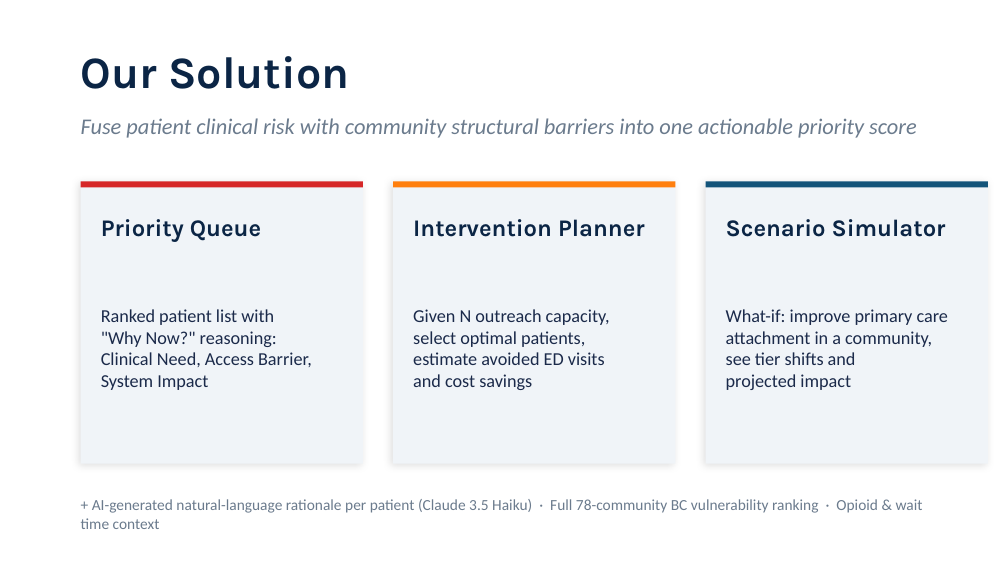
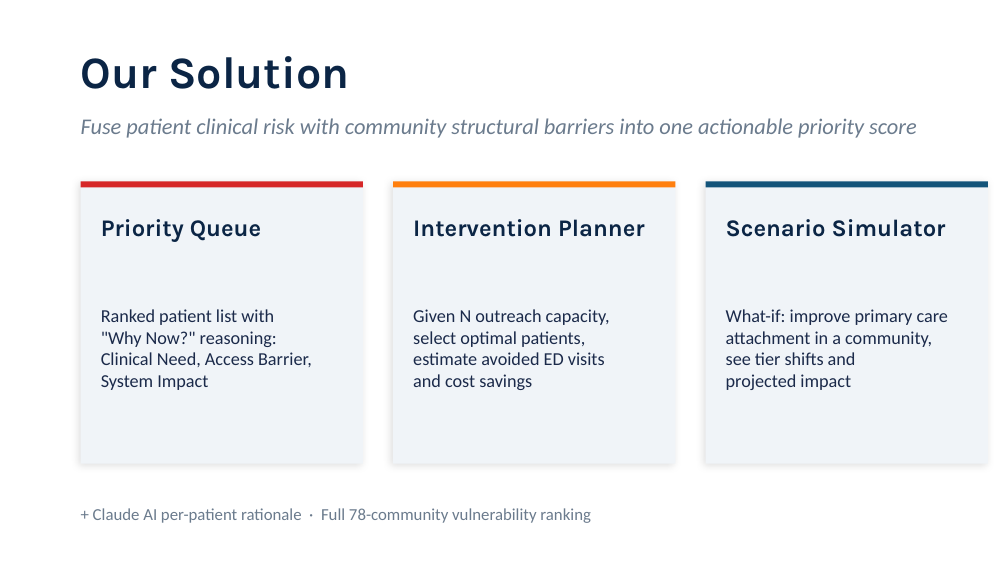
Before and after one commit to rachel-wenhui-ma/care-priority, a slide deck: slide 3 of slides.pptx. Drawn at 1008x567 pixels with LibreOffice and Linux fonts; fonts in the diff are those of the drawing. Boxes give left, top, right and bottom in pixels: in the first picture for what was removed or moved away, otherwise in the second. Text is boxed around its words. In the diff, an @@ line names an element or a change of style, - is before the commit and + after.

```diff
--- a/slides.pptx
+++ b/slides.pptx
@@ text at [93, 508, 591, 523]: text changed; size 11 to 12 pt @@
-+ AI-generated natural-language rationale per patient (Claude 3.5 Haiku) · Full 78-community BC vulnerability ranking · Opioid & wait time context
++ Claude AI per-patient rationale · Full 78-community vulnerability ranking
```
Also in this commit, not shown: 3 other slides changed.
